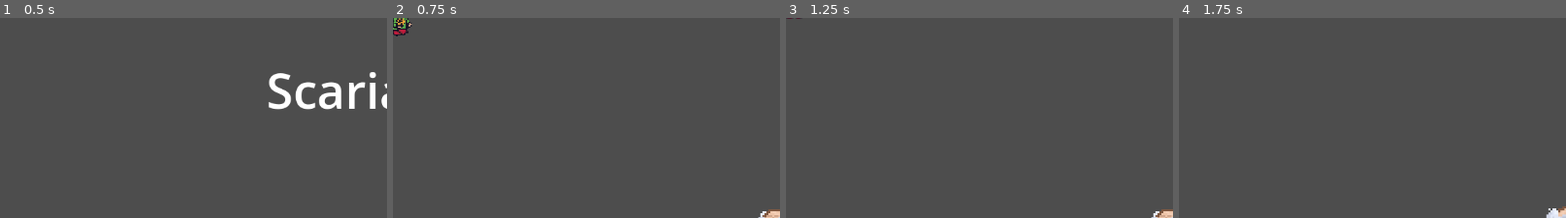
Above: before the commit, frames 1-4 (left to right).
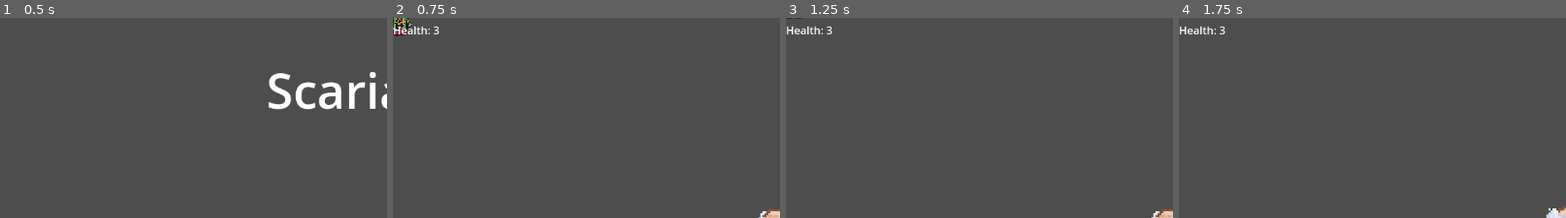
Above: after the commit, the same moments.

Repository: kschulz20/scream-jam-2024
Game: Godot game, scene res://src/UI/main_menu.tscn
The game is run twice, just before and just after one commit, with the same random seed, the same clock (stepped at 60 frames per second) and the same inputs. The engine's default icon, where the game draws it, is replaced by a stand-in: a white triangle on a blue panel in a dark square. Sound files missing from this copy of the repository are replaced by a short silence.
Inputs (mouse positions are % of the whole screen's width and height, from its top left):
- Up to frame 1 (0.5 s): no input
- Up to frame 2 (0.75 s): click "PLAY" at 0.5 s
- Up to frame 3 (1.25 s): no input
- Up to frame 4 (1.75 s): tap Enter (restart) at 1.25 s; move the mouse to (72, 49) at 1.27 s; hold D (move_right) from 1.28 s (still down); click (72, 49) at 1.35 s
The pictures show only the part of the screen within x 0-50%, y 0-50%; the shares and areas given below are measured in that part.

Frame 1 is identical in both runs. In frame 2, 0.3% of the frame differs, in the area x 0-13%, y 3-9%; in frame 3, 0.3%; in frame 4, 0.3%.

Commit message:
Add HUD with health

Diff:
--- a/src/Entities/Player/player_character.gd
+++ b/src/Entities/Player/player_character.gd
@@ -1,7 +1,7 @@
 extends CharacterBody2D
 
 @export var move_speed :float = 1600.0
-@export var health = 2
+@export var health = 3
 @export var projectile :PackedScene = load(
 	"res://src/Entities/Projectile/projectile.tscn"
 )
--- a/src/UI/pause_menu.gd
+++ b/src/UI/game_ui.gd
@@ -2,6 +2,7 @@
 
 @onready var pause_menu = get_node("PauseMenu")
 @onready var death_menu = get_node("DeathMenu")
+@onready var hud = get_node("HUD")
 
 @onready var pause_continue_button = get_node("PauseMenu/VBoxContainer/MenuOptions/Continue")
 @onready var death_restart_button = get_node("DeathMenu/VBoxContainer/MenuOptions/Restart")
@@ -19,6 +20,7 @@
 	get_tree().paused = true
 	pause_menu.show()
 	death_menu.hide()
+	hud.hide()
 	pause_continue_button.grab_focus()
 	menu_state = PAUSED
 
@@ -26,12 +28,14 @@
 	get_tree().paused = false
 	pause_menu.hide()
 	death_menu.hide()
+	hud.show()
 	menu_state = RUNNING
 
 func death():
 	get_tree().paused = true
 	pause_menu.hide()
 	death_menu.show()
+	hud.hide()
 	death_restart_button.grab_focus()
 	menu_state = DEAD
 
@@ -63,6 +67,7 @@
 
 #endregion
 
-
+#region Death menu buttons
 func _on_player_character_death() -> void:
 	death()
+#endregion
--- /dev/null
+++ b/src/UI/hud.gd
@@ -0,0 +1,13 @@
+extends MarginContainer
+
+@onready var player = get_node("/root/Main/PlayerCharacter")
+@onready var health = get_node("Health")
+
+func _ready() -> void:
+	pass # Replace with function body.
+
+
+# Called every frame. 'delta' is the elapsed time since the previous frame.
+func _process(delta: float) -> void:
+	health.text = "Health: " + str(player.health)
+	pass
--- a/src/main.tscn
+++ b/src/main.tscn
@@ -1,9 +1,10 @@
-[gd_scene load_steps=5 format=3 uid="uid://owpaq245hh2l"]
+[gd_scene load_steps=6 format=3 uid="uid://owpaq245hh2l"]
 
 [ext_resource type="Script" path="res://src/main.gd" id="1_sla8m"]
 [ext_resource type="PackedScene" uid="uid://q772sl7sx1ey" path="res://src/Entities/Player/player_character.tscn" id="1_wblpv"]
-[ext_resource type="Script" path="res://src/UI/pause_menu.gd" id="4_7n45i"]
+[ext_resource type="Script" path="res://src/UI/game_ui.gd" id="4_7n45i"]
 [ext_resource type="Script" path="res://src/spawn_manager.gd" id="4_k52d0"]
+[ext_resource type="Script" path="res://src/UI/hud.gd" id="5_51ljx"]
 
 [node name="Main" type="Node"]
 script = ExtResource("1_sla8m")
@@ -119,6 +120,14 @@
 text = "Main Menu"
 flat = true
 
+[node name="HUD" type="MarginContainer" parent="UI"]
+offset_right = 40.0
+offset_bottom = 40.0
+script = ExtResource("5_51ljx")
+
+[node name="Health" type="Label" parent="UI/HUD"]
+layout_mode = 2
+
 [connection signal="death" from="PlayerCharacter" to="UI" method="_on_player_character_death"]
 [connection signal="timeout" from="SpawnManager/EnemySpawnTimer" to="SpawnManager" method="_on_enemy_spawn_timer_timeout"]
 [connection signal="pressed" from="UI/PauseMenu/VBoxContainer/MenuOptions/Continue" to="UI" method="_on_continue_pressed"]
